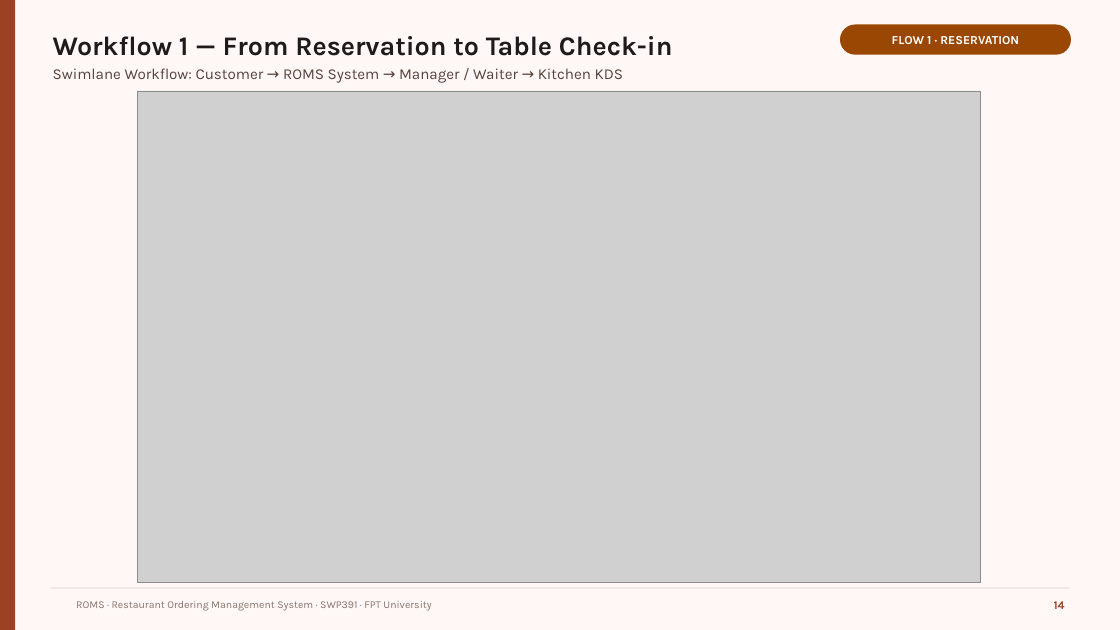
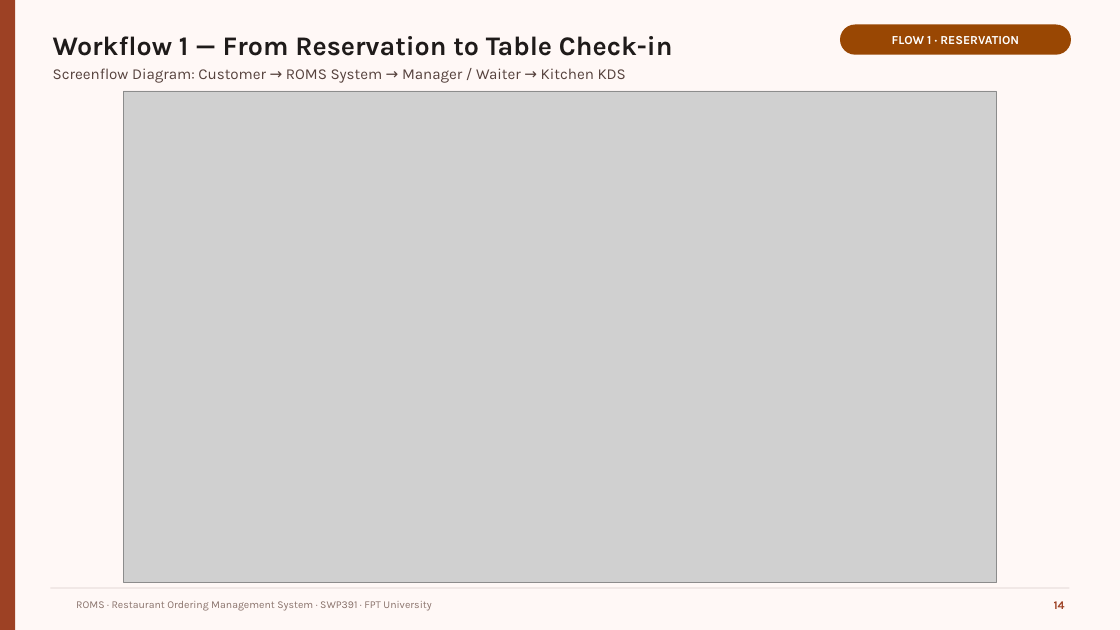
Before and after one commit to GROUP6-ROMS/Restaurant-Ordering-Management-System-ROMS, a slide deck: slide 14 of slide/ROMS_Bao_ve_SWP391.pptx. Drawn at 1120x630 pixels with LibreOffice and Linux fonts; fonts in the diff are those of the drawing; grey boxes stand for pictures; background and template pictures are left out. Boxes give left, top, right and bottom in pixels: in the first picture for what was removed or moved away, otherwise in the second. Text is boxed around its words. In the diff, an @@ line names an element or a change of style, - is before the commit and + after.

Commit message:
docs(slide): update presentation with English use cases and 4K screenflow diagrams

```diff
--- a/slide/ROMS_Bao_ve_SWP391.pptx
+++ b/slide/ROMS_Bao_ve_SWP391.pptx
@@ text at box(53, 68, 626, 83): text changed @@
-Swimlane Workflow: Customer → ROMS System → Manager / Waiter → Kitchen KDS
+Screenflow Diagram: Customer → ROMS System → Manager / Waiter → Kitchen KDS
@@ picture: place and size @@
-picture at box(138, 91, 981, 582)
+picture at box(124, 91, 997, 582)
```
Also in this commit, not shown: 4 other slides changed.
